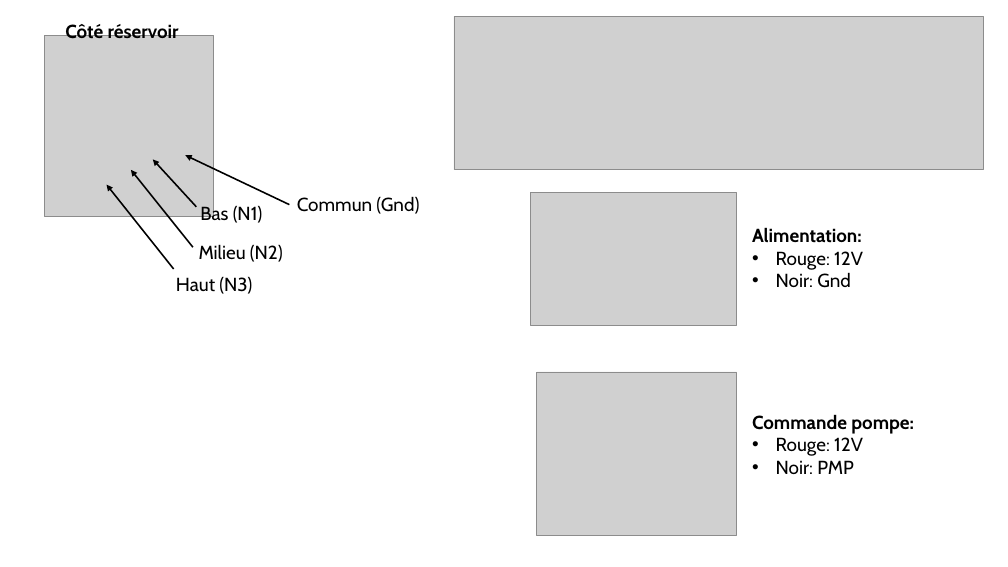
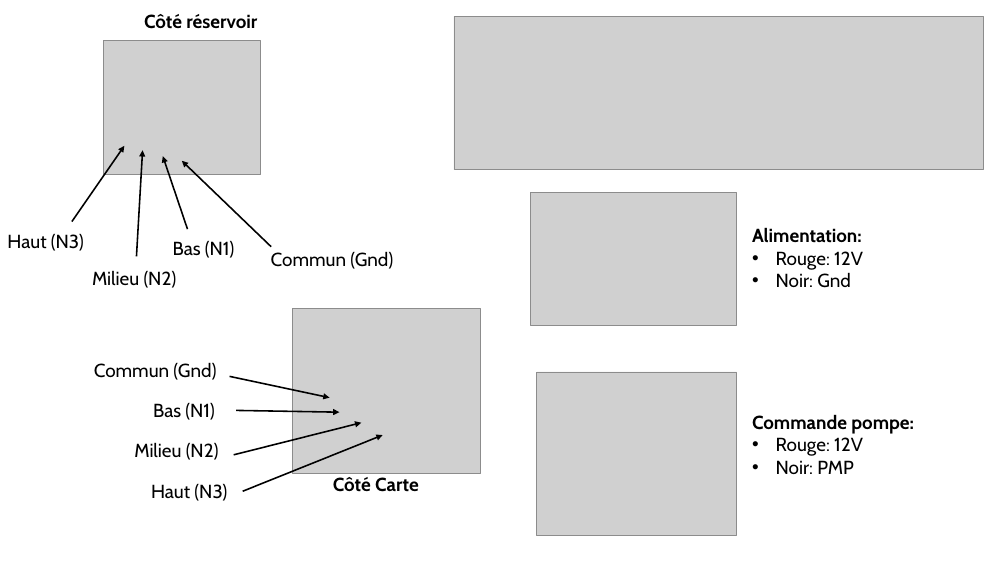
Before and after one commit to bpmine/jarduino, a slide deck: slide 3 of cuves/docs/montages.pptx. Drawn at 1008x567 pixels with LibreOffice and Linux fonts; fonts in the diff are those of the drawing; grey boxes stand for pictures. Boxes give left, top, right and bottom in pixels: in the first picture for what was removed or moved away, otherwise in the second. Text is boxed around its words. In the diff, an @@ line names an element or a change of style, - is before the commit and + after.

```diff
--- a/cuves/docs/montages.pptx
+++ b/cuves/docs/montages.pptx
@@ text "Côté réservoir": place and size @@
-text "Côté réservoir" at [65, 22, 179, 39]
+text "Côté réservoir" at [144, 14, 257, 29]
@@ picture removed at [45, 36, 213, 217] @@
@@ picture added at [104, 41, 261, 175] @@
@@ arrow moved from (174, 269) - (107, 185) to (72, 222) - (124, 146) @@
@@ arrow moved from (193, 247) - (131, 170) to (137, 256) - (143, 150) @@
@@ arrow moved from (197, 207) - (153, 160) to (188, 229) - (163, 157) @@
@@ arrow moved from (290, 205) - (185, 155) to (271, 247) - (182, 161) @@
@@ text "Haut (N3)": place and size @@
-text "Haut (N3)" at [176, 276, 252, 294]
+text "Haut (N3)" at [7, 233, 84, 251]
@@ text "Milieu (N2)": place and size @@
-text "Milieu (N2)" at [199, 244, 283, 262]
+text "Milieu (N2)" at [92, 270, 177, 288]
@@ text added at [173, 240, 234, 258], 18 pt, text #000000 @@
+Bas (N1)
@@ text "Commun (Gnd)": place and size @@
-text "Commun (Gnd)" at [297, 196, 419, 214]
+text "Commun (Gnd)" at [271, 251, 393, 269]
@@ picture added at [293, 309, 481, 473] @@
@@ text added at [94, 362, 216, 380], 18 pt, text #000000 @@
+Commun (Gnd)
@@ arrow added from (230, 377) to (330, 398), #000000 1.5 pt @@
@@ text "Bas (N1)": place and size @@
-text "Bas (N1)" at [200, 205, 262, 223]
+text "Bas (N1)" at [153, 403, 214, 420]
@@ arrow added from (236, 411) to (340, 412), #000000 1.5 pt @@
@@ text added at [134, 442, 219, 460], 18 pt, text #000000 @@
+Milieu (N2)
@@ arrow added from (234, 455) to (361, 423), #000000 1.5 pt @@
@@ arrow added from (243, 492) to (383, 436), #000000 1.5 pt @@
@@ text added at [333, 477, 419, 492], 18 pt, text #000000, bold @@
+Côté Carte
@@ text added at [151, 483, 227, 501], 18 pt, text #000000 @@
+Haut (N3)
```
Also in this commit, not shown: 22 other files.
